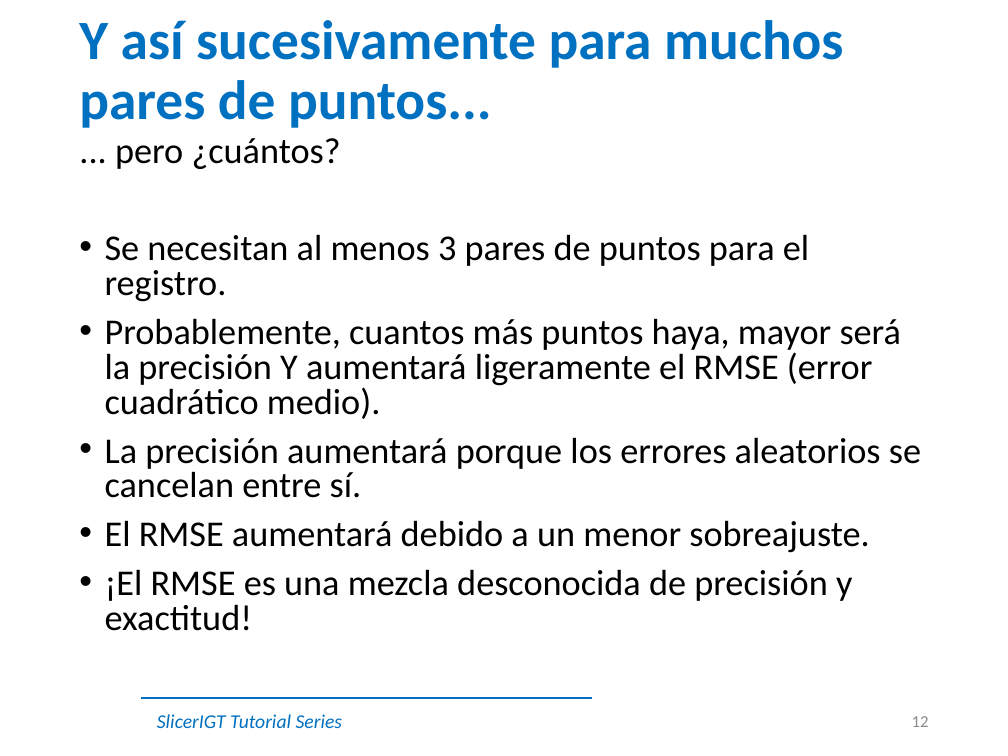
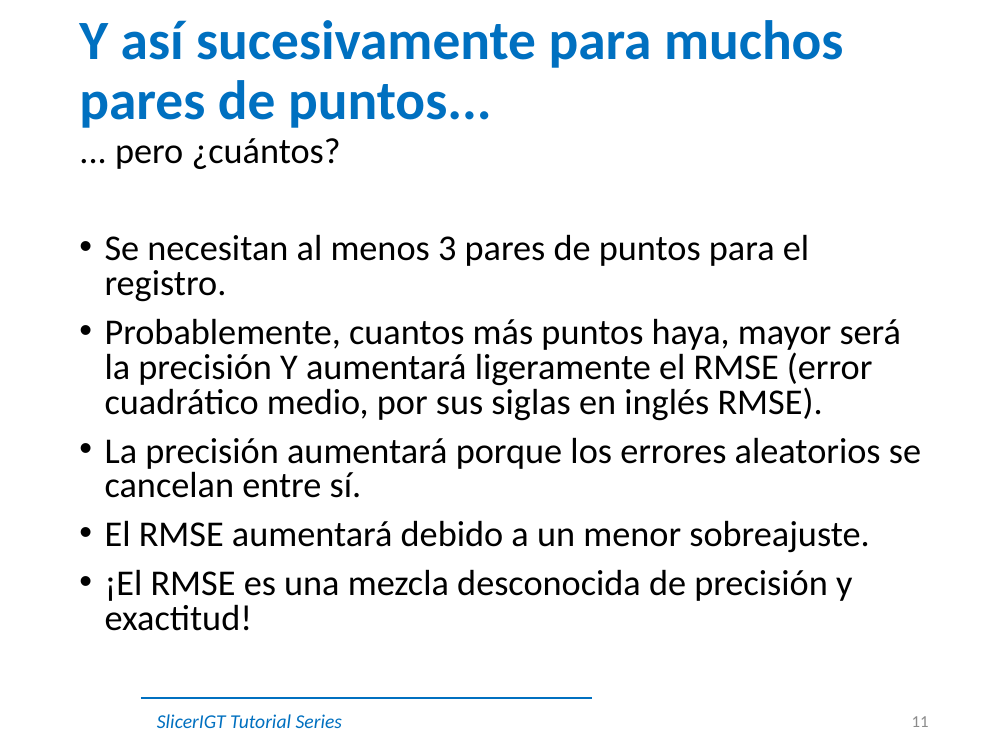
Before and after one commit to SlicerLatinAmerica/SlicerLatinAmerica.github.io, a slide deck: slide 11 of public/assets/ppt/IGT_AI_Tutoriales/Traducción SlicerIGT-U12_LandmarkRegistration.pptx (slide 12 before the commit). Drawn at 1008x756 pixels with LibreOffice and Linux fonts; fonts in the diff are those of the drawing; background and template pictures are left out. Boxes give left, top, right and bottom in pixels: in the first picture for what was removed or moved away, otherwise in the second. Text is boxed around its words. In the diff, an @@ line names an element or a change of style, - is before the commit and + after.

```diff
--- a/public/assets/ppt/IGT_AI_Tutoriales/Traducción SlicerIGT-U12_LandmarkRegistration.pptx
+++ b/public/assets/ppt/IGT_AI_Tutoriales/Traducción SlicerIGT-U12_LandmarkRegistration.pptx
@@ text at <box>105,318,901,421</box>: text changed @@
-• Probablemente, cuantos más puntos haya, mayor será la precisión Y aumentará ligeramente el RMSE (error cuadrático medio).
+• Probablemente, cuantos más puntos haya, mayor será la precisión Y aumentará ligeramente el RMSE (error cuadrático medio, por sus siglas en inglés RMSE).
@@ page number at <box>912,716,929,727</box>: text changed @@
-12
+11
```
Also in this commit, not shown: 1 slide removed, 4 other files.
